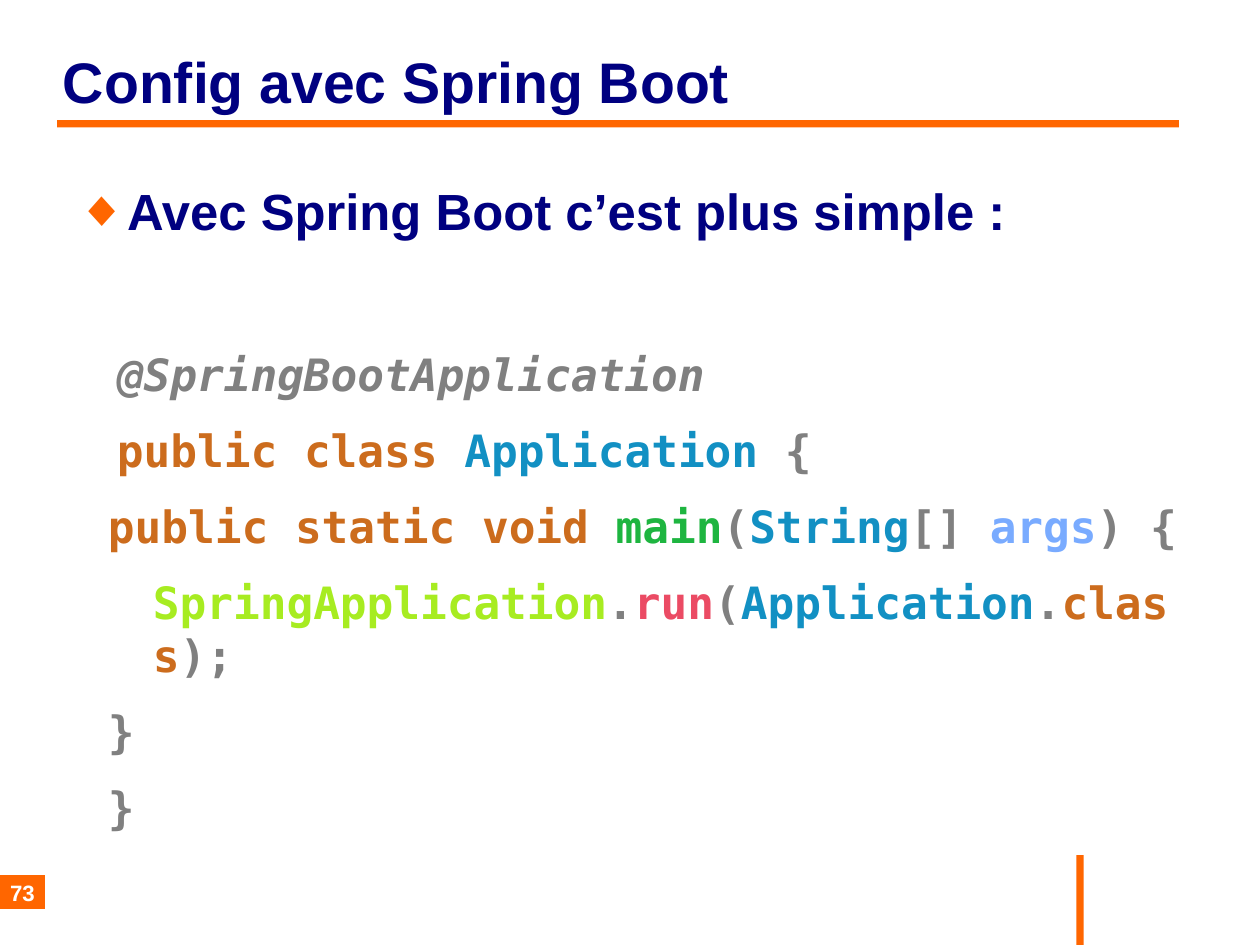
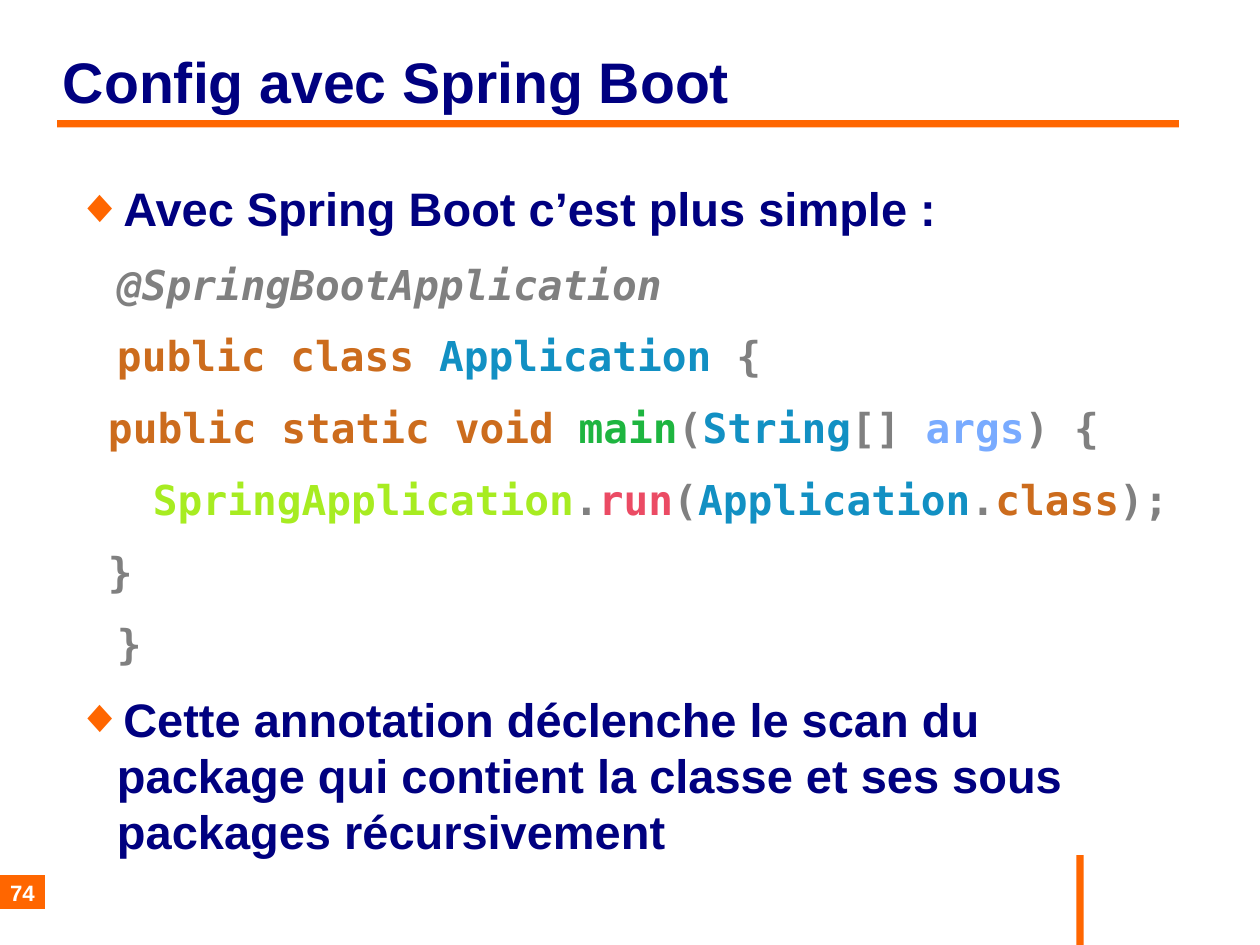
Before and after one commit to philphils/formation-spring, a slide deck: slide 74 of Documentation/diapo_formation_spring.odp (slide 73 before the commit). Drawn at 1260x945 pixels with LibreOffice and Linux fonts; fonts in the diff are those of the drawing; background and template pictures are left out. Boxes give left, top, right and bottom in pixels: in the first picture for what was removed or moved away, otherwise in the second. Text is boxed around its words. In the diff, an @@ line names an element or a change of style, - is before the commit and + after.

```diff
--- a/Documentation/diapo_formation_spring.odp
+++ b/Documentation/diapo_formation_spring.odp
@@ text at (x1=108, y1=192, x2=1169, y2=524): size 32 to 29.6 pt in "Avec Spring Boot c’est plus simple :"; size 28 to 25.9 pt in "@SpringBootApplication", "public class Application {", "public static void main(String[] args) {", "SpringApplication.run(Application.class);" and 2 more places; indent changed @@
@@ text at (x1=117, y1=702, x2=1062, y2=850): paragraph added @@
+◆ Cette annotation déclenche le scan du package qui contient la classe et ses sous packages récursivement
@@ page number at (x1=10, y1=885, x2=35, y2=901): text changed @@
-73
+74
```
Also in this commit, not shown: 14 other slides changed, 2 slides added.
